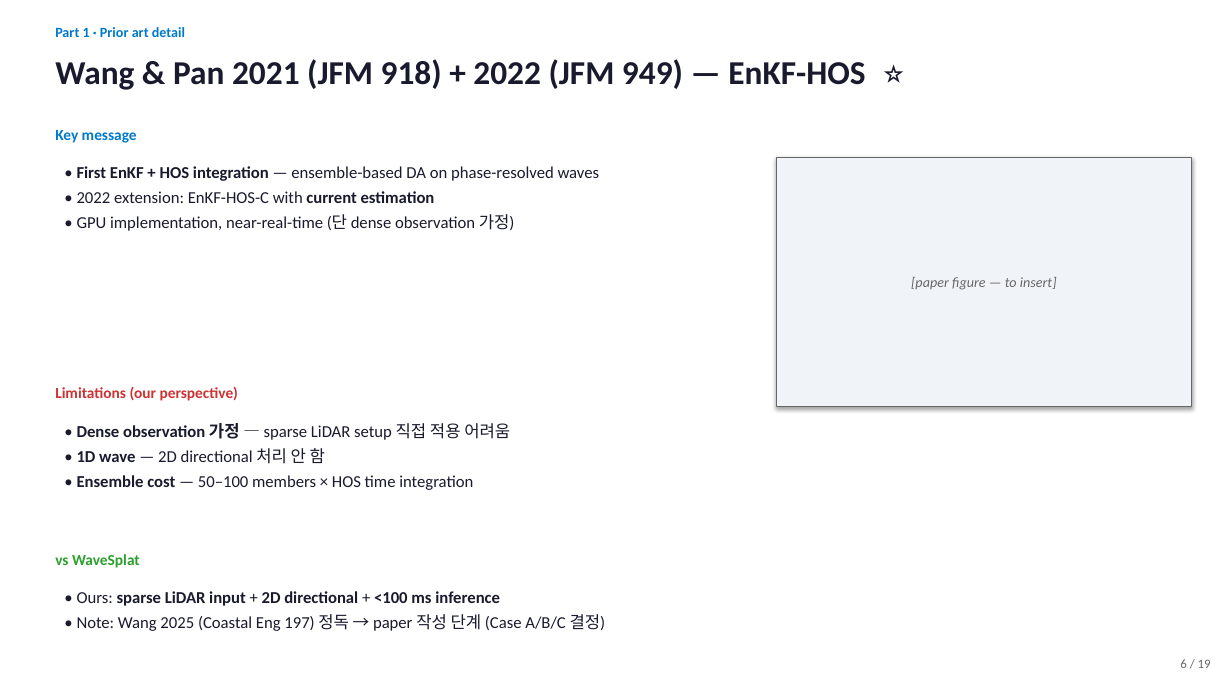
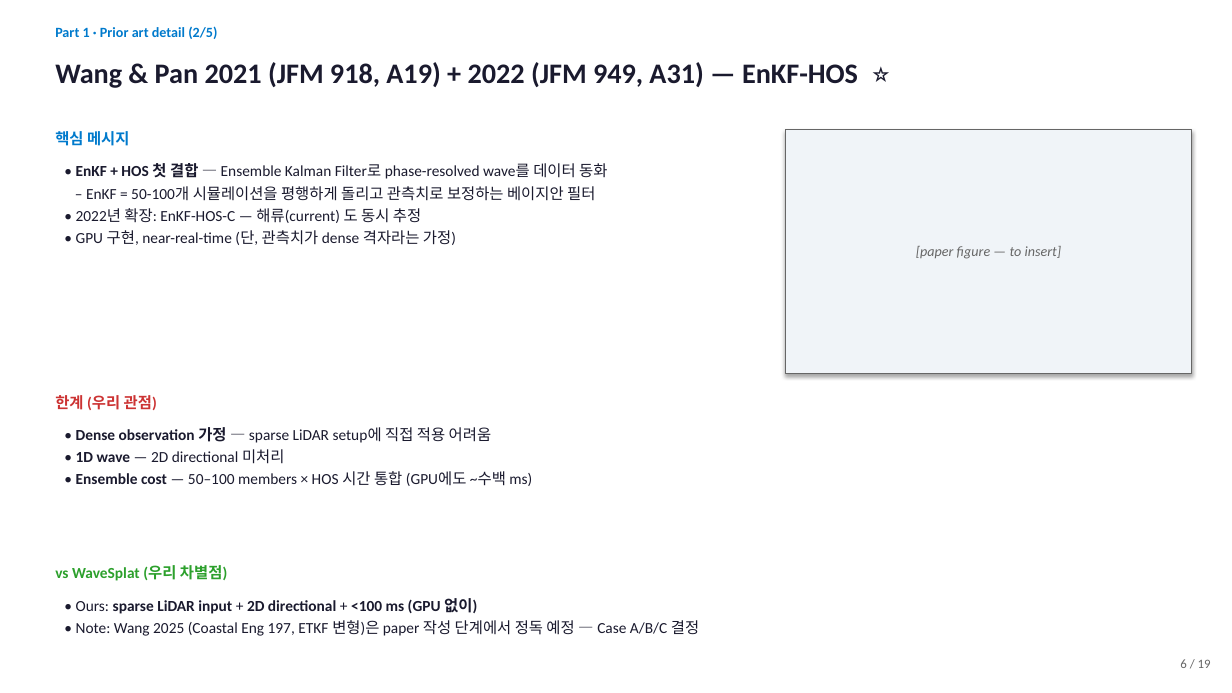
Before and after one commit to SAEYONGPARK94/wavesplat, a slide deck: slide 6 of wavesplat/docs/labmeeting_2026_05_13.pptx. Drawn at 1232x693 pixels with LibreOffice and Linux fonts; fonts in the diff are those of the drawing. Boxes give left, top, right and bottom in pixels: in the first picture for what was removed or moved away, otherwise in the second. Text is boxed around its words. In the diff, an @@ line names an element or a change of style, - is before the commit and + after.

```diff
--- a/wavesplat/docs/labmeeting_2026_05_13.pptx
+++ b/wavesplat/docs/labmeeting_2026_05_13.pptx
@@ text at (x1=55, y1=26, x2=217, y2=39): text changed @@
-Part 1 · Prior art detail
+Part 1 · Prior art detail (2/5)
@@ text at (x1=55, y1=62, x2=858, y2=88): text changed; size 26 to 22 pt @@
-Wang & Pan 2021 (JFM 918) + 2022 (JFM 949) — EnKF-HOS ⭐
+Wang & Pan 2021 (JFM 918, A19) + 2022 (JFM 949, A31) — EnKF-HOS ⭐
@@ text at (x1=55, y1=131, x2=129, y2=146): text changed @@
-Key message
+핵심 메시지
@@ rectangle "[paper figure — to insert]" resized from (x1=776, y1=157, x2=1192, y2=407) to (x1=786, y1=129, x2=1192, y2=373) @@
@@ text at (x1=76, y1=163, x2=607, y2=245): text changed; size 13 to 12 pt @@
-• First EnKF + HOS integration — ensemble-based DA on phase-resolved waves
-• 2022 extension: EnKF-HOS-C with current estimation
-• GPU implementation, near-real-time (단 dense observation 가정)
+• EnKF + HOS 첫 결합 — Ensemble Kalman Filter로 phase-resolved wave를 데이터 동화
+– EnKF = 50-100개 시뮬레이션을 평행하게 돌리고 관측치로 보정하는 베이지안 필터
+• 2022년 확장: EnKF-HOS-C — 해류(current) 도 동시 추정
+• GPU 구현, near-real-time (단, 관측치가 dense 격자라는 가정)
@@ text at (x1=55, y1=395, x2=157, y2=410): text changed @@
-Limitations (our perspective)
+한계 (우리 관점)
@@ text at (x1=76, y1=427, x2=532, y2=486): text changed; size 13 to 12 pt @@
-• Dense observation 가정 — sparse LiDAR setup 직접 적용 어려움
-• 1D wave — 2D directional 처리 안 함
-• Ensemble cost — 50–100 members × HOS time integration
+• Dense observation 가정 — sparse LiDAR setup에 직접 적용 어려움
+• 1D wave — 2D directional 미처리
+• Ensemble cost — 50–100 members × HOS 시간 통합 (GPU에도 ~수백 ms)
@@ text at (x1=55, y1=565, x2=227, y2=581): text changed @@
-vs WaveSplat
+vs WaveSplat (우리 차별점)
@@ text at (x1=76, y1=598, x2=699, y2=636): text changed; size 13 to 12 pt @@
-• Ours: sparse LiDAR input + 2D directional + <100 ms inference
-• Note: Wang 2025 (Coastal Eng 197) 정독 → paper 작성 단계 (Case A/B/C 결정)
+• Ours: sparse LiDAR input + 2D directional + <100 ms (GPU 없이)
+• Note: Wang 2025 (Coastal Eng 197, ETKF 변형)은 paper 작성 단계에서 정독 예정 — Case A/B/C 결정
```
Also in this commit, not shown: 24 other slides changed, 1 slide added, 1 slide removed, 2 other files.
